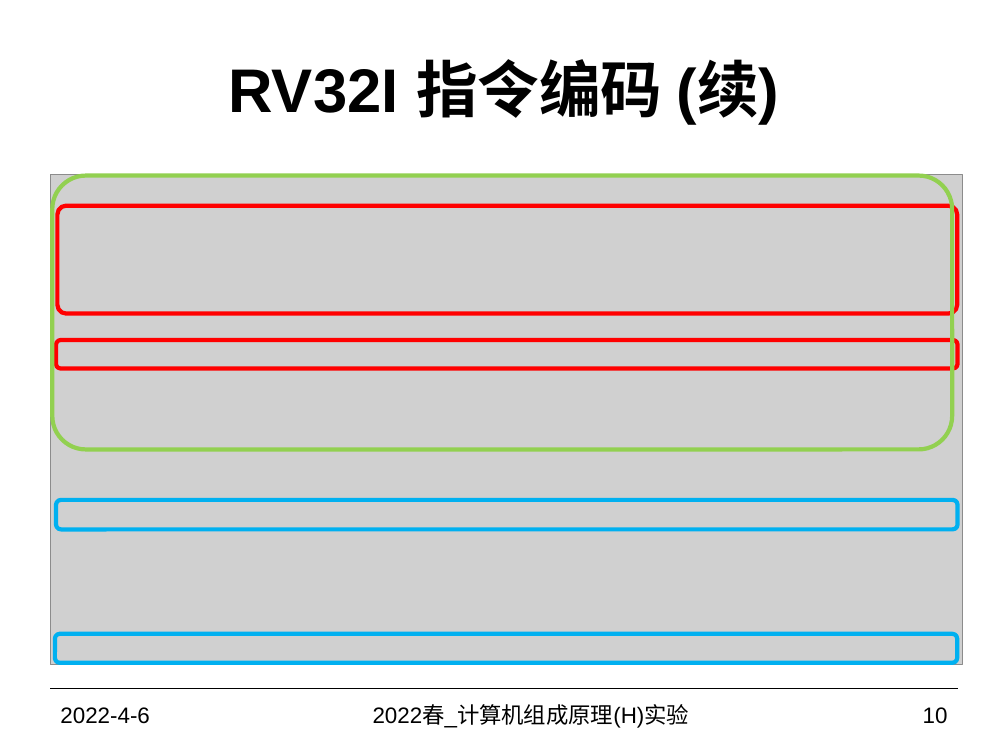
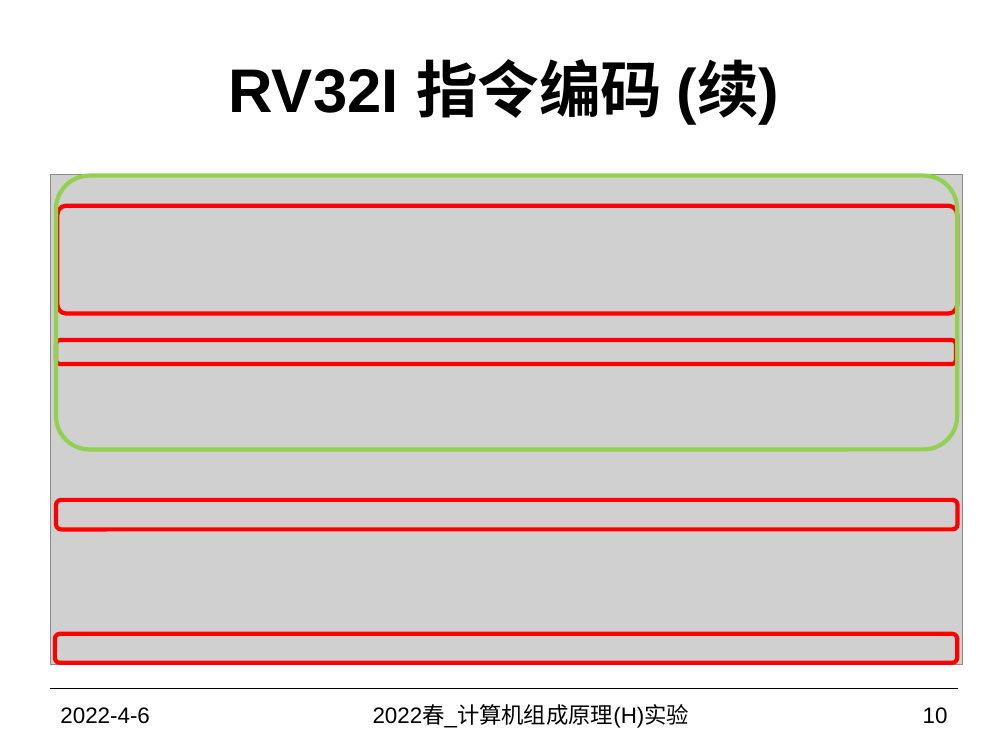
Before and after one commit to Momo-Tori/CODH2022, a slide deck: slide 10 of Lab4/LabH4_单周期CPU设计-更新.pptx. Drawn at 1008x756 pixels with LibreOffice and Linux fonts; fonts in the diff are those of the drawing; grey boxes stand for pictures. Boxes give left, top, right and bottom in pixels: in the first picture for what was removed or moved away, otherwise in the second. Text is boxed around its words. In the diff, an @@ line names an element or a change of style, - is before the commit and + after.

Commit message:
补全非存储指令

```diff
--- a/Lab4/LabH4_单周期CPU设计-更新.pptx
+++ b/Lab4/LabH4_单周期CPU设计-更新.pptx
@@ rounded rectangle: place and size @@
-rounded rectangle at box(52, 175, 953, 450)
+rounded rectangle at box(56, 175, 958, 450)
@@ rounded rectangle: place and size @@
-rounded rectangle at box(56, 340, 958, 368)
+rounded rectangle at box(56, 340, 957, 364)
@@ rounded rectangle at box(56, 500, 958, 529): outline #00B0F0 3 pt to #FF0000 3 pt @@
@@ rounded rectangle at box(55, 634, 958, 663): outline #00B0F0 3 pt to #FF0000 3 pt @@
```
Also in this commit, not shown: 1 other slide changed, 4 other files.
